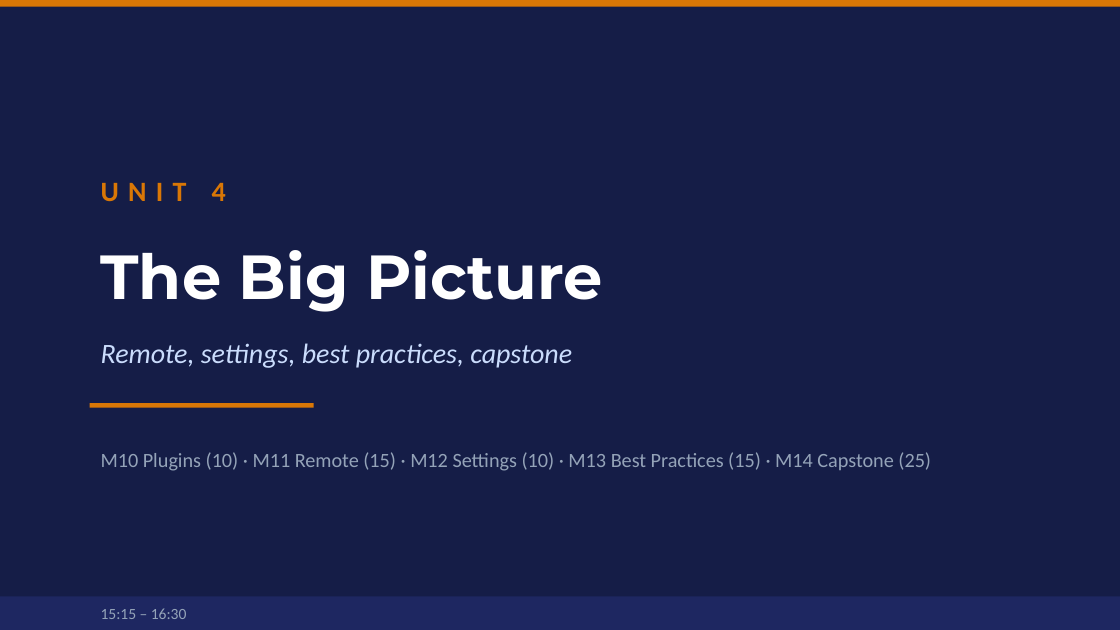
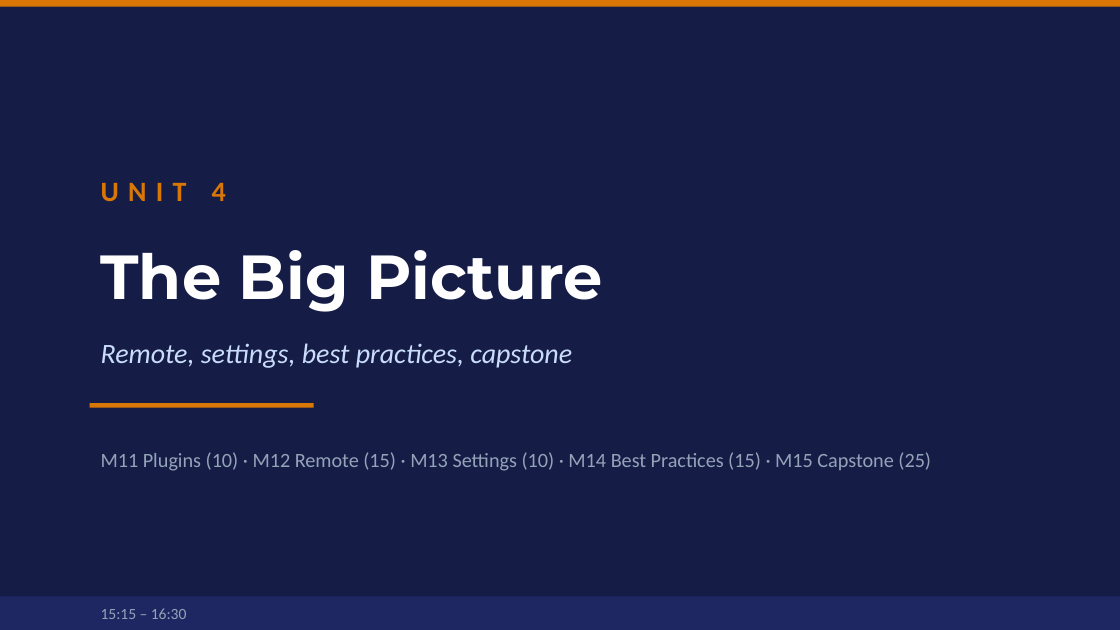
Before and after one commit to clusterreplyDE/claude_workshop, a slide deck: slide 37 of slides/workshop.pptx (slide 36 before the commit). Drawn at 1120x630 pixels with LibreOffice and Linux fonts; fonts in the diff are those of the drawing. Boxes give left, top, right and bottom in pixels: in the first picture for what was removed or moved away, otherwise in the second. Text is boxed around its words. In the diff, an @@ line names an element or a change of style, - is before the commit and + after.

```diff
--- a/slides/workshop.pptx
+++ b/slides/workshop.pptx
@@ text at (101,452,931,471): text changed @@
-M10 Plugins (10) · M11 Remote (15) · M12 Settings (10) · M13 Best Practices (15) · M14 Capstone (25)
+M11 Plugins (10) · M12 Remote (15) · M13 Settings (10) · M14 Best Practices (15) · M15 Capstone (25)
```
Also in this commit, not shown: 31 other slides changed, 4 slides added, 3 slides removed, 27 other files.
